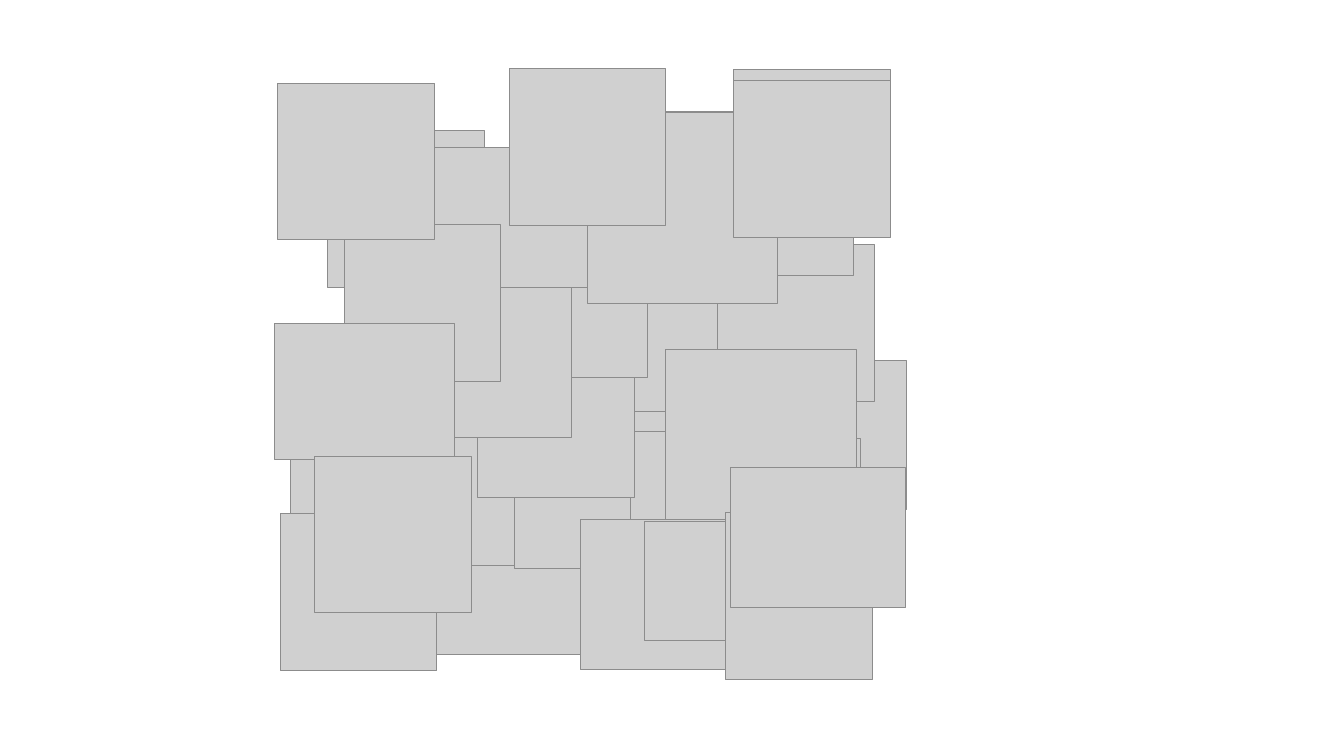
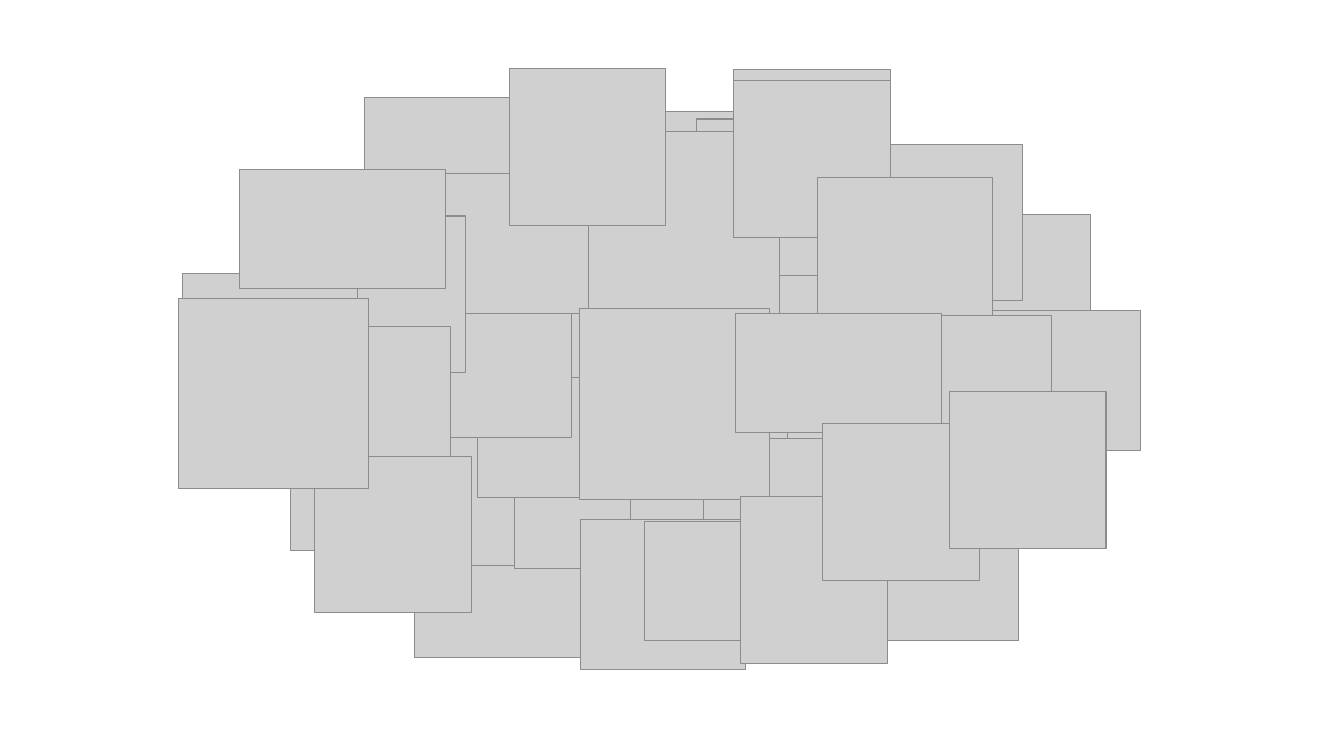
Before and after one commit to dret/lectures, a slide deck: slide 1 of oreilly-sa-2018/img/vacuum-landscape.pptx. Drawn at 1344x756 pixels with LibreOffice and Linux fonts; fonts in the diff are those of the drawing; grey boxes stand for pictures. Boxes give left, top, right and bottom in pixels: in the first picture for what was removed or moved away, otherwise in the second. Text is boxed around its words. In the diff, an @@ line names an element or a change of style, - is before the commit and + after.

```diff
--- a/oreilly-sa-2018/img/vacuum-landscape.pptx
+++ b/oreilly-sa-2018/img/vacuum-landscape.pptx
@@ picture: place and size @@
-picture at box(328, 131, 485, 288)
+picture at box(364, 98, 521, 255)
@@ picture: place and size @@
-picture at box(588, 113, 778, 303)
+picture at box(589, 132, 779, 323)
@@ picture: place and size @@
-picture at box(278, 84, 436, 241)
+picture at box(866, 144, 1023, 301)
@@ picture added at box(240, 170, 446, 289) @@
@@ picture: place and size @@
-picture at box(431, 147, 606, 287)
+picture at box(421, 173, 597, 314)
@@ picture added at box(818, 177, 993, 318) @@
@@ picture: place and size @@
-picture at box(344, 225, 501, 382)
+picture at box(310, 216, 467, 373)
@@ picture added at box(934, 215, 1091, 372) @@
@@ picture added at box(178, 298, 369, 489) @@
@@ picture added at box(182, 274, 358, 414) @@
@@ picture: place and size @@
-picture at box(274, 324, 455, 460)
+picture at box(270, 327, 451, 463)
@@ picture: place and size @@
-picture at box(666, 350, 857, 540)
+picture at box(580, 309, 770, 499)
@@ picture added at box(736, 314, 942, 433) @@
@@ picture added at box(861, 316, 1052, 506) @@
@@ picture: place and size @@
-picture at box(731, 468, 906, 608)
+picture at box(966, 311, 1141, 451)
@@ picture added at box(950, 392, 1107, 549) @@
@@ picture added at box(823, 423, 980, 581) @@
@@ picture: place and size @@
-picture at box(433, 465, 623, 655)
+picture at box(414, 467, 605, 657)
@@ picture: place and size @@
-picture at box(726, 513, 873, 680)
+picture at box(740, 497, 887, 663)
@@ picture: place and size @@
-picture at box(280, 514, 438, 671)
+picture at box(862, 484, 1019, 641)
```
Also in this commit, not shown: 1 other file.
